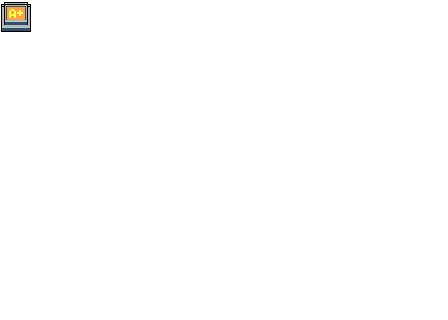
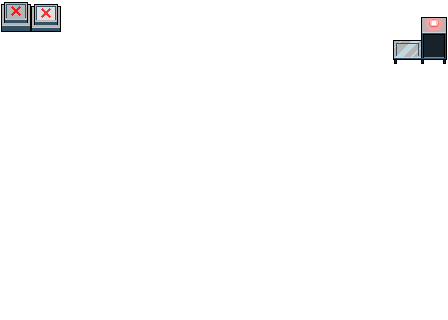
Layered file, before and after one edit (448px x 320px). Changes by layer:
added layer "Group 2" in group "Group 1" over [393, 17, 447, 64]
added layer "Group 2 copy" in group "Group 1" over [393, 17, 447, 64]
added layer "Group 2 copy 2" in group "Group 1" over [393, 17, 447, 64]
added layer "Layer 11" in group "inc" over [31, 4, 61, 32]
renamed "1" to "Layer 9", painted on it over [2, 4, 30, 28]
removed layer "0" (1st of 4, in "Group 1" › "buttons" › "inc") from group "inc" over [2, 4, 30, 28]
hid group "case" (1st of 11, in "Group 1" › "buttons") (2 layers) over [2, 4, 30, 28]
hid group "swap" (1st of 11, in "Group 1" › "buttons") (2 layers) over [2, 4, 30, 28]
hid group "dec" (1st of 11, in "Group 1" › "buttons") (2 layers) over [2, 4, 30, 28]
